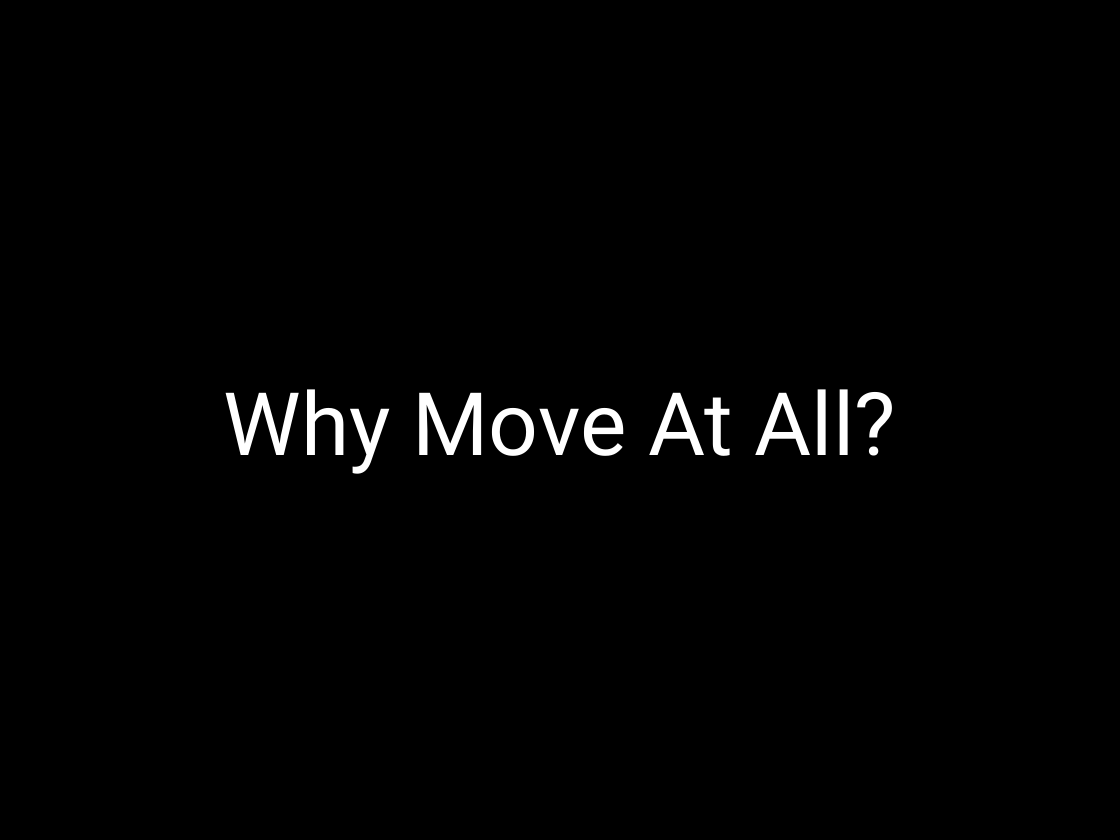
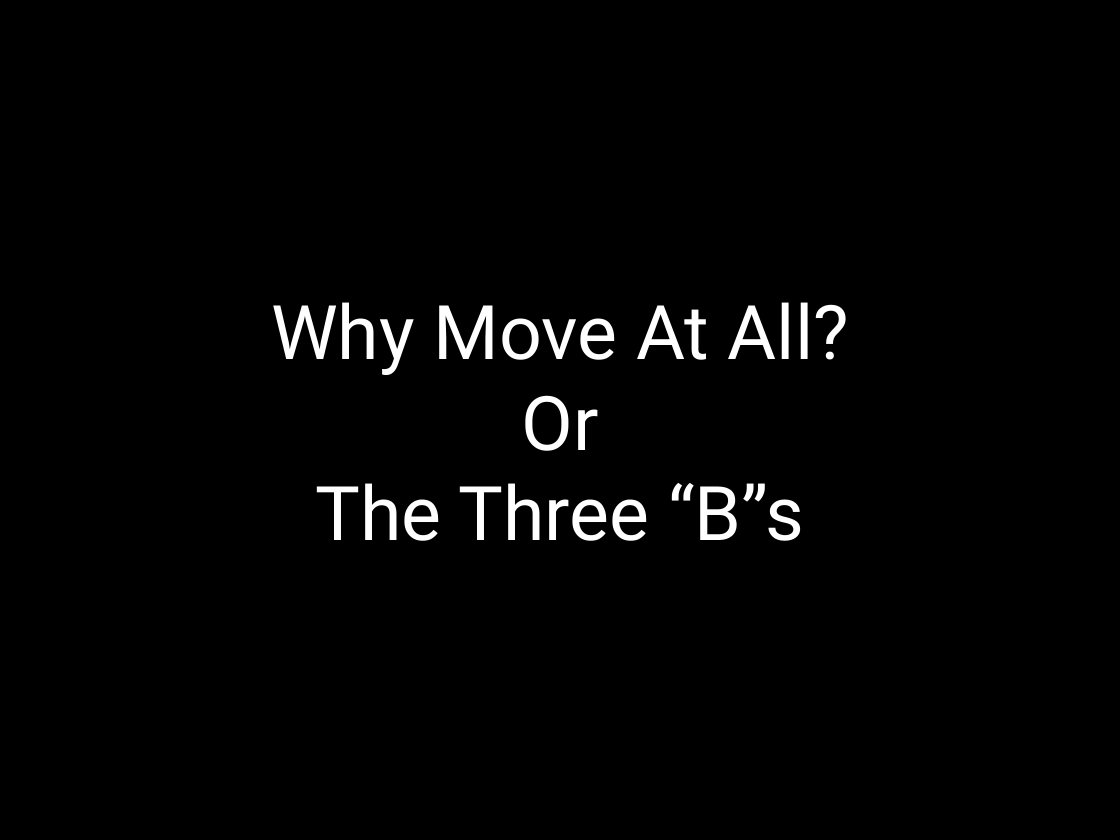
Before and after one commit to digitalbias/digitalbias.github.io, a slide deck: slide 22 of files/next_move.pptx (slide 21 before the commit). Drawn at 1120x840 pixels with LibreOffice and Linux fonts; fonts in the diff are those of the drawing; background and template pictures are left out. Boxes give left, top, right and bottom in pixels: in the first picture for what was removed or moved away, otherwise in the second. Text is boxed around its words. In the diff, an @@ line names an element or a change of style, - is before the commit and + after.

Commit message:
updated next move slides

```diff
--- a/files/next_move.pptx
+++ b/files/next_move.pptx
@@ title at [271,302,849,375]: size 80 to 68.8 pt in "Why Move At All?" @@
@@ title at [315,395,804,541]: paragraphs added @@
+Or
+The Three “B”s
```
Also in this commit, not shown: 3 other slides changed, 3 slides added, 1 slide removed, 1 other file.
